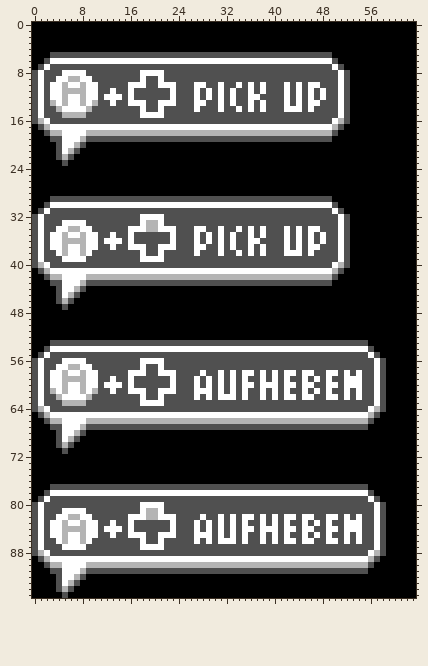
One commit to this sprite sheet: assets/spritesheets/Hints/HintPickUp.png. Above is the file before it was changed.
The file is 64x96 pixels.
The same view after the edit:
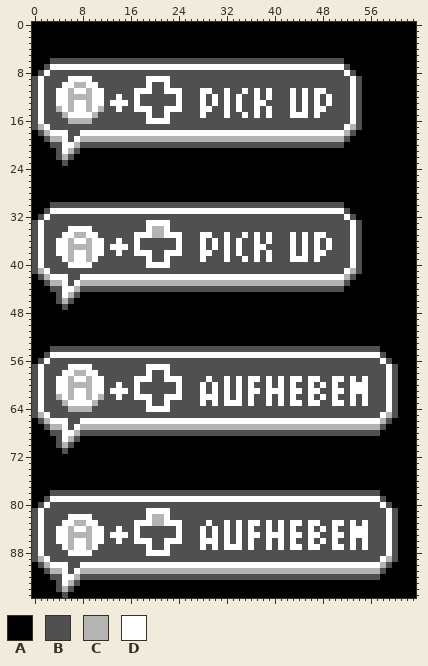
Palette (. is transparent): A #000000  B #505050  C #b4b4b4  D #ffffff
Message: Added "enter" hint for doors
What changed:
Changed rows in their new state; - is an unchanged pixel.
first column x 0:
 5 ---AAAAAAAAAAAAAAAAAAAAAAAAAAAAAAAAAAAAAAAAAAAAAAA-----
 6 --ABBBBBBBBBBBBBBBBBBBBBBBBBBBBBBBBBBBBBBBBBBBBBBB-B---
 7 -ABDDDDDDDDDDDDDDDDDDDDDDDDDDDDDDDDDDDDDDDDDDDDDDD-DB--
 8 ABD--BBBB---------BBBB-----------------------------BDB-
 9 ----BBDD----------BDD-D----------------------------B-DB
10 ---BBD-C--------BBBD-B-B---BB--B--B-B-B---B-B-BB---B-DB
11 ---B-D-DDC-D-B--BDDD--D-D--BD--BDB-DBDBD--BDBDBD---B-DB
12 ---B-DCC-C-DBB--BD-----BD--BDBDBDBD-B--D--BDBDBDBD-B-DB
13 ---B-DC-DCDD--DDB-B--BBBD--B--DBDBD-BD----BDBDB--D-B-DB
14 ------C---DC--D--D-D-BDDD--BDD-BD---BDBD--B-BDBDD--B-DB
15 ------DDDDC-------B-BBD-----D---D--D-D-D---DDD-D---B-DB
16 -DB---CCCC---------DDDD---------------------------BB-DB
17 BCDBBBBBBBBBBBBBBBBBBBBBBBBBBBBBBBBBBBBBBBBBBBBBBBB-DCB
18 -BCDD-BB-DDDDDDDDDDDDDDDDDDDDDDDDDDDDDDDDDDDDDDDDDDDCB-
19 --BCC-B--CCCCCCCCCCCCCCCCCCCCCCCCCCCCCCCCCCCCCCCCCCCB--
20 ---B-----BBBBBBBBBBBBBBBBBBBBBBBBBBBBBBBBBBBBBBBBBBB---
first column x 0:
29 ---AAAAAAAAAAAAAAAAAAAAAAAAAAAAAAAAAAAAAAAAAAAAAAA-----
30 --ABBBBBBBBBBBBBBBBBBBBBBBBBBBBBBBBBBBBBBBBBBBBBBB-B---
31 -ABDDDDDDDDDDDDDDDDDDDDDDDDDDDDDDDDDDDDDDDDDDDDDDD-DB--
32 ABD---------------BBBB-----------------------------BDB-
33 -----BBBB---------BDD-D----------------------------B-DB
34 ----BBDD--------BBBD-C-B---BB--B--B-B-B---B-B-BB---B-DB
35 ---BBD-C-----B--BDDDCCD-D--BD--BDB-DBDBD--BDBDBD---B-DB
36 ---B-D-DDC-DBB--BD-----BD--BDBDBDBD-B--D--BDBDBDBD-B-DB
37 ---B-DCC-C-D--DDB-B--BBBD--B--DBDBD-BD----BDBDB--D-B-DB
38 -----DC-DCDD--D--D-D-BDDD--BDD-BD---BDBD--B-BDBDD--B-DB
39 ------C--CD-------B-BBD-----D---D--D-D-D---DDD-D---B-DB
40 -DB---DDDD---------DDDD---------------------------BB-DB
41 BCDBBBBBBBBBBBBBBBBBBBBBBBBBBBBBBBBBBBBBBBBBBBBBBBB-DCB
42 -BCDD-BB-DDDDDDDDDDDDDDDDDDDDDDDDDDDDDDDDDDDDDDDDDDDCB-
43 --BCC-B--CCCCCCCCCCCCCCCCCCCCCCCCCCCCCCCCCCCCCCCCCCCB--
44 ---B-----BBBBBBBBBBBBBBBBBBBBBBBBBBBBBBBBBBBBBBBBBBB---
first column x 0:
53 ---AAAAAAAAAAAAAAAAAAAAAAAAAAAAAAAAAAAAAAAAAAAAAAAAAAAAA-----
54 --ABBBBBBBBBBBBBBBBBBBBBBBBBBBBBBBBBBBBBBBBBBBBBBBBBBBBB-B---
55 -ABDDDDDDDDDDDDDDDDDDDDDDDDDDDDDDDDDDDDDDDDDDDDDDDDDDDDD-DB--
56 ABD--BBBB---------BBBB-----------------------------------BDB-
57 ----BBDD----------BDD-D----------------------------------B-DB
58 ---BBD-C--------BBBD-B-B----B--B-B-BB-B-B-BB-BB--BB-B-B--B-DB
59 ---B-D-DDC-D-B--BDDD--D-D--B---BDBDBDDBDBDBDDBD--BDDB-BD-B-DB
60 ---B-DCC-C-DBB--BD-----BD--BDBDBDBDB--B-BDB--B--DB--B--D-B-DB
61 ---B-DC-DCDD--DDB-B--BBBD--B-BDBDBDBDDBD-DBDDBD--BDDBD-D-B-DB
62 ------C---DC--D--D-D-BDDD--BD-DB-BDBD-BDBDB--B--DB--BDBD-B-DB
63 ------DDDDC-------B-BBD-----D-D-DDD-D--D-D-DD-DD--DD-D-D-B-DB
64 -DB---CCCC---------DDDD---------------------------------BB-DB
65 BCDBBBBBBBBBBBBBBBBBBBBBBBBBBBBBBBBBBBBBBBBBBBBBBBBBBBBBB-DCB
66 -BCDD-BB-DDDDDDDDDDDDDDDDDDDDDDDDDDDDDDDDDDDDDDDDDDDDDDDDDCB-
67 --BCC-B--CCCCCCCCCCCCCCCCCCCCCCCCCCCCCCCCCCCCCCCCCCCCCCCCCB--
68 ---B-----BBBBBBBBBBBBBBBBBBBBBBBBBBBBBBBBBBBBBBBBBBBBBBBBB---
first column x 0:
77 ---AAAAAAAAAAAAAAAAAAAAAAAAAAAAAAAAAAAAAAAAAAAAAAAAAAAAA-----
78 --ABBBBBBBBBBBBBBBBBBBBBBBBBBBBBBBBBBBBBBBBBBBBBBBBBBBBB-B---
79 -ABDDDDDDDDDDDDDDDDDDDDDDDDDDDDDDDDDDDDDDDDDDDDDDDDDDDDD-DB--
80 ABD---------------BBBB-----------------------------------BDB-
81 -----BBBB---------BDD-D----------------------------------B-DB
82 ----BBDD--------BBBD-C-B----B--B-B-BB-B-B-BB-BB--BB-B-B--B-DB
83 ---BBD-C-----B--BDDDCCD-D--B---BDBDBDDBDBDBDDBD--BDDB-BD-B-DB
84 ---B-D-DDC-DBB--BD-----BD--BDBDBDBDB--B-BDB--B--DB--B--D-B-DB
85 ---B-DCC-C-D--DDB-B--BBBD--B-BDBDBDBDDBD-DBDDBD--BDDBD-D-B-DB
86 -----DC-DCDD--D--D-D-BDDD--BD-DB-BDBD-BDBDB--B--DB--BDBD-B-DB
87 ------C--CD-------B-BBD-----D-D-DDD-D--D-D-DD-DD--DD-D-D-B-DB
88 -DB---DDDD---------DDDD---------------------------------BB-DB
89 BCDBBBBBBBBBBBBBBBBBBBBBBBBBBBBBBBBBBBBBBBBBBBBBBBBBBBBBB-DCB
90 -BCDD-BB-DDDDDDDDDDDDDDDDDDDDDDDDDDDDDDDDDDDDDDDDDDDDDDDDDCB-
91 --BCC-B--CCCCCCCCCCCCCCCCCCCCCCCCCCCCCCCCCCCCCCCCCCCCCCCCCB--
92 ---B-----BBBBBBBBBBBBBBBBBBBBBBBBBBBBBBBBBBBBBBBBBBBBBBBBB---
Pixel boxes of the changes (left, top, right, bottom) in both pictures:
changed: (32, 52, 362, 148)
changed: (32, 196, 362, 292)
changed: (32, 340, 398, 436)
changed: (32, 484, 398, 580)
